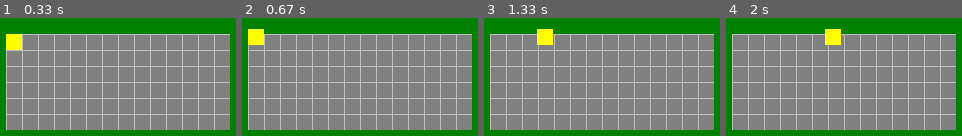
Above: before the commit, frames 1-4 (left to right).
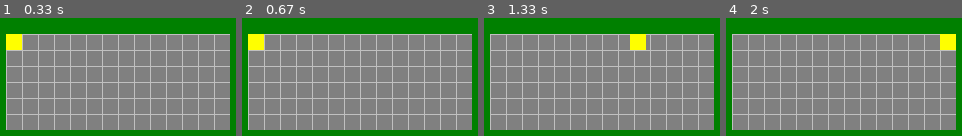
Above: after the commit, the same moments.

Repository: Abdul-MughisA/AAM-Project
Game: pygame game, started from Python/NEW/main.py
The game is run twice, just before and just after one commit, with the same random seed, the same clock (stepped at 60 frames per second) and the same inputs.
Inputs:
- Up to frame 1 (0.33 s): no input
- Up to frame 2 (0.67 s): tap W at 0.33 s
- Up to frame 3 (1.33 s): hold Right 0.67-1.13 s
- Up to frame 4 (2 s): hold Right 1.5-1.97 s

Frame 1 is identical in both runs. In frame 2, 0.6% of the frame differs, in the area x 2-10%, y 9-28%; in frame 3, 1.8%, in the area x 22-69%, y 9-28%; in frame 4, 1.8%.

Commit message:
Lesson 3 KidsCanCode

Diff:
--- a/Python/NEW/main.py
+++ b/Python/NEW/main.py
@@ -5,6 +5,7 @@
 # import all details from other files without having to specify the originating file every time
 from settings import *
 from sprites import *
+from tilemap import *
 
 class Game:
     def __init__(self):
@@ -20,18 +21,14 @@
     # loads in the text file
     def load_data(self):
         game_folder = path.dirname(__file__) # sets the map data
-        self.map_data = []  # map data stored in this variable
-        # copies data from map file into variable
-        with open(path.join(game_folder, 'map.txt'), 'rt') as f:
-            for line in f:
-                self.map_data.append(line)
+        self.map = Map(path.join(game_folder, 'map.txt'))
 
 
     def new(self):
         # creates all objects
         self.all_sprites = pygame.sprite.Group()
         self.walls = pygame.sprite.Group()
-        for row, tiles in enumerate(self.map_data):
+        for row, tiles in enumerate(self.map.data):
             for col, tile in enumerate(tiles):
                 if tile == '1':
                     Wall(self, col, row)
--- a/Python/NEW/settings.py
+++ b/Python/NEW/settings.py
@@ -26,4 +26,4 @@
 GRIDHEIGHT = HEIGHT / TILESIZE
 
 # PLAYER SETTINGS
-PLAYER_SPEED = 100
+PLAYER_SPEED = 300
--- a/Python/NEW/sprites.py
+++ b/Python/NEW/sprites.py
@@ -1,5 +1,6 @@
 import pygame
 from settings import *
+import math
 
 class Player(pygame.sprite.Sprite):
     def __init__(self, game, x, y):
@@ -19,31 +20,47 @@
         keys = pygame.key.get_pressed()
         if keys[pygame.K_LEFT] or keys[pygame.K_a]:
             self.vx = -PLAYER_SPEED
-        if keys[pygame.K_RIGHT] or keys[pygame.K_d]:
+        # change elif to if to allow for diagonal movement
+        elif keys[pygame.K_RIGHT] or keys[pygame.K_d]:
             self.vx = PLAYER_SPEED
-        if keys[pygame.K_UP] or keys[pygame.K_w]:
+        elif keys[pygame.K_UP] or keys[pygame.K_w]:
             self.vy = -PLAYER_SPEED
-        if keys[pygame.K_DOWN] or keys[pygame.K_s]:
+        elif keys[pygame.K_DOWN] or keys[pygame.K_s]:
             self.vy = PLAYER_SPEED
+        if self.vx != 0 and self.vy != 0:
+            self.vx = 1 / math.sqrt(2)
+            self.vy = 1 / math.sqrt(2)
 
-    # d variables set to 0 when they are unspecified
-    def move(self, dx=0, dy=0):
-        if not self.collide_with_walls(dx, dy):
-            self.x += dx
-            self.y += dy
 
     # checks peeks ahead to walls, and does not move if wall found
-    def collide_with_walls(self, dx=0, dy=0):
-        for wall in self.game.walls:
-            if wall.x == self.x + dx and wall.y == self.y + dy:
-                return True
-        return False
+    def collide_with_walls(self, dir):
+        if dir == 'x':
+            hits =  pygame.sprite.spritecollide(self, self.game.walls, False)
+            if hits:
+                if self.vx > 0:
+                    self.x = hits[0].rect.left - self.rect.width
+                if self.vx < 0:
+                    self.x = hits[0].rect.right
+                self.vx = 0
+                self.rect.x = self.x
+        if dir == 'y':
+            hits =  pygame.sprite.spritecollide(self, self.game.walls, False)
+            if hits:
+                if self.vy > 0:
+                    self.y = hits[0].rect.top - self.rect.height
+                if self.vy < 0:
+                    self.y = hits[0].rect.bottom
+                self.vy = 0
+                self.rect.y = self.y
 
     def update(self):
         self.get_keys()
         self.x += self.vx * self.game.dt
         self.y += self.vy * self.game.dt
-        self.rect.topleft = ((self.x, self.y))
+        self.rect.x = self.x
+        self.collide_with_walls('x')
+        self.rect.y = self.y
+        self.collide_with_walls('y')
 
 class Wall(pygame.sprite.Sprite):
     def __init__(self, game, x, y):
--- /dev/null
+++ b/Python/NEW/tilemap.py
@@ -0,0 +1,14 @@
+import pygame
+from settings import *
+
+class Map:
+    def __init__(self, filename):
+        self.data = []  # map data stored in this variable
+        # copies data from map file into variable
+        with open(filename, 'rt') as f:
+            for line in f:
+                self.data.append(line)
+        self.tilewidth = len(self.data[0])
+        self.tileheight = len(self.data)
+        self.width = self.tilewidth * TILESIZE
+        self.height = self.tileheight * TILESIZE
